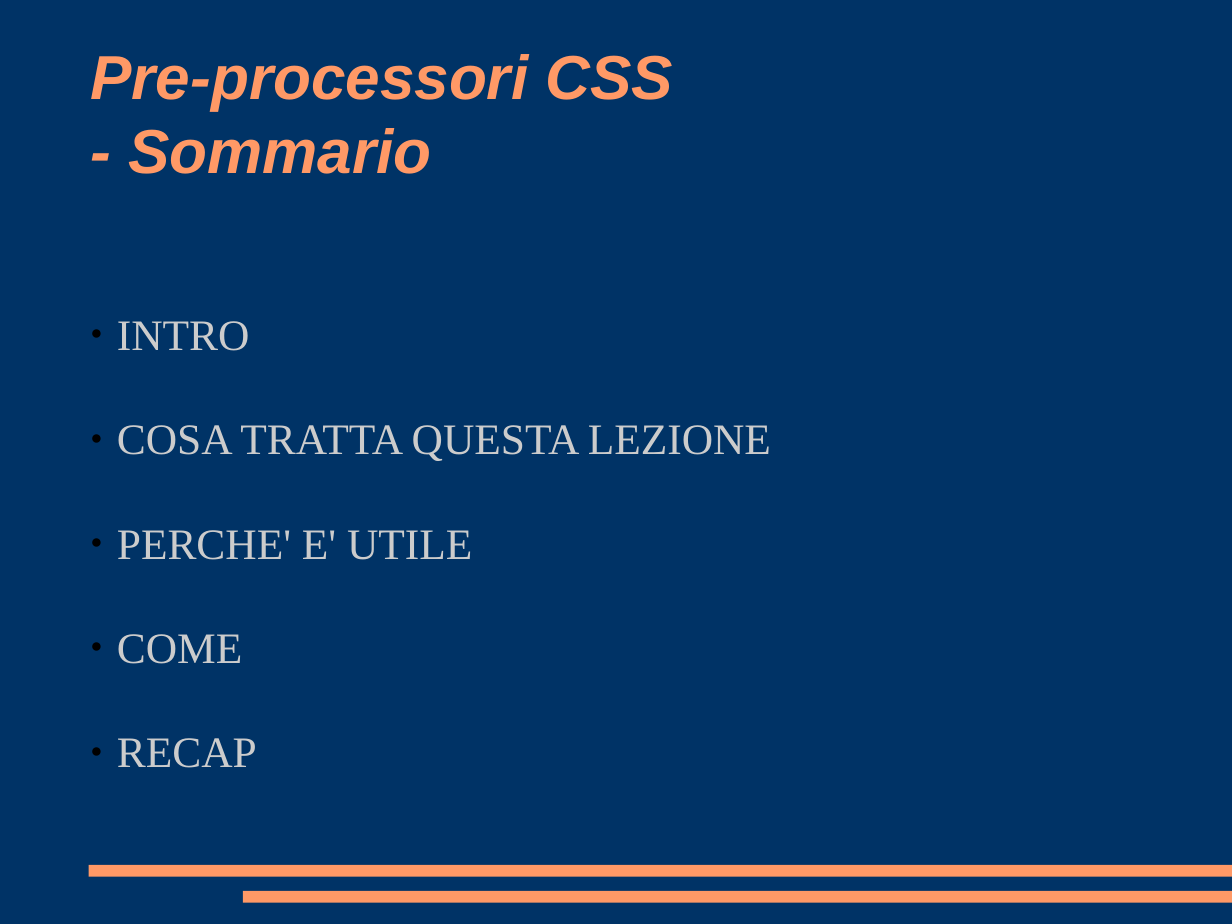
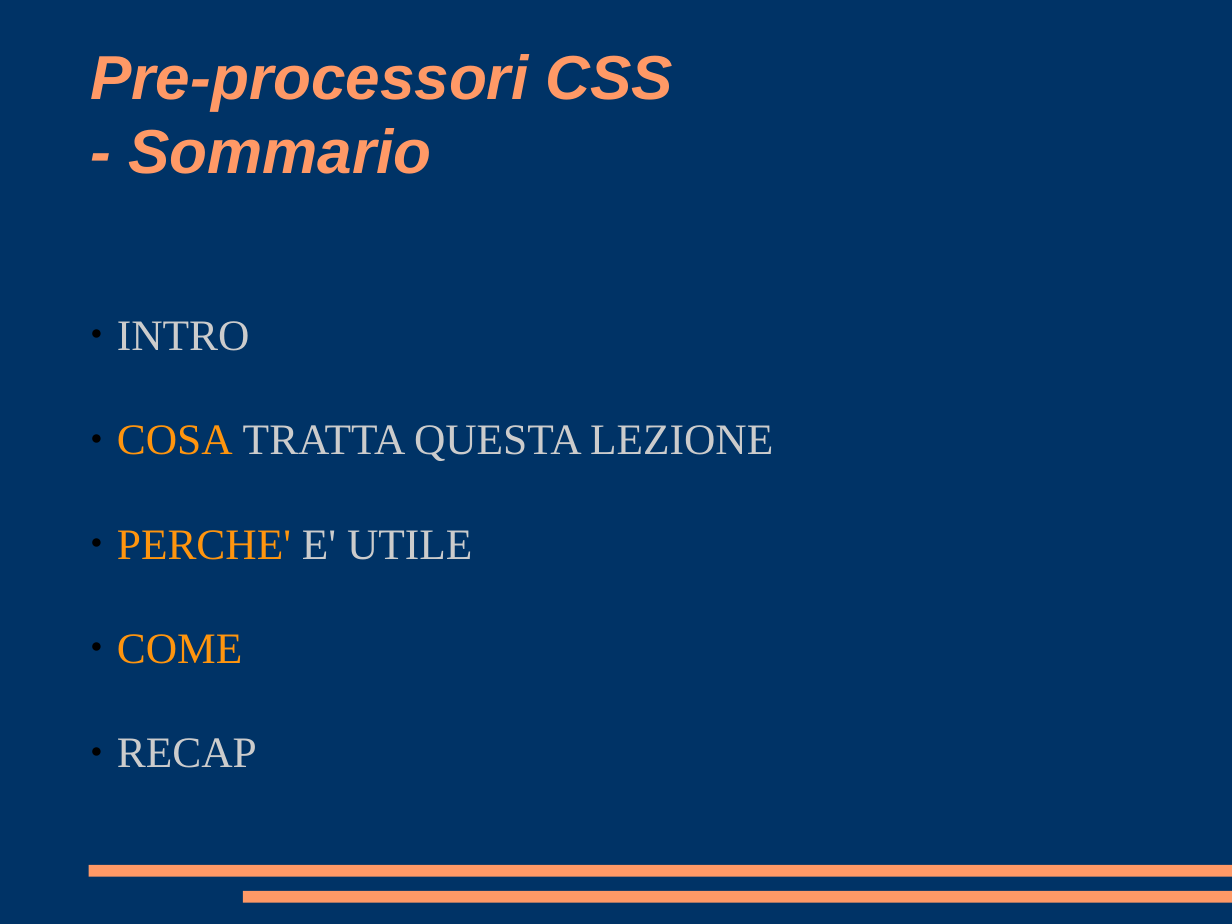
Before and after one commit to pimoGit/boolean-careers-test, a slide deck: slide 2 of video-lezione/presentazione.odp. Drawn at 1232x924 pixels with LibreOffice and Linux fonts; fonts in the diff are those of the drawing. Boxes give left, top, right and bottom in pixels: in the first picture for what was removed or moved away, otherwise in the second. Text is boxed around its words. In the diff, an @@ line names an element or a change of style, - is before the commit and + after.

```diff
--- a/video-lezione/presentazione.odp
+++ b/video-lezione/presentazione.odp
@@ subtitle at (117, 425, 773, 664): text colour #CCCCCC to #FF950E in "COSA", "PERCHE'", "COME" @@
```
Also in this commit, not shown: 1 other slide changed, 2 slides added, 2 other files.
